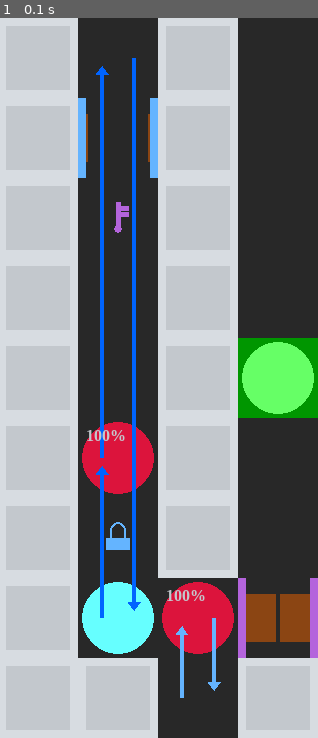
Above: before the commit, frame 1.
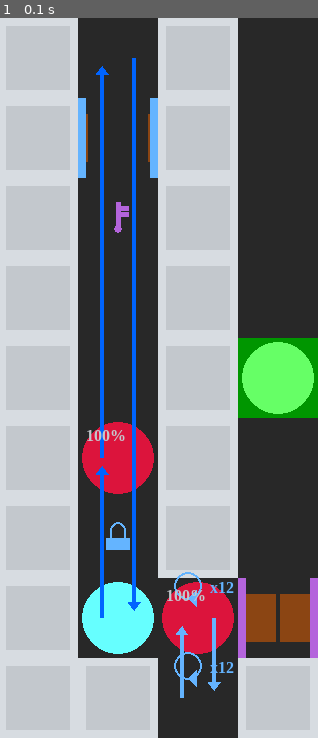
Above: after the commit, the same moment.

Repository: WingedSeal/mazegame
Game: pygame game, started from src/main.py
The game is run twice, just before and just after one commit, with the same random seed, the same clock (stepped at 60 frames per second) and the same inputs.
Inputs:
- Up to frame 1 (0.1 s): no input

The runs differ from the first frame. In frame 1, 0.3% of the frame differs, in the area x 54-74%, y 76-93%.

Commit message:
feat: draw halt in preview

Diff:
--- a/src/mazegame/preview.py
+++ b/src/mazegame/preview.py
@@ -15,6 +15,13 @@
 _ARROW_HEAD_HEIGHT = 0.1
 _ARROW_HEAD_PADDING = 0.1
 _ARROW_HEAD_WIDTH_OFFSET = 0.05
+_CIRCLE_ARROW_HEAD_WIDTH_OFFSET = 0.1
+_CIRCLE_OUTER_RADIUS = 0.175
+_CIRCLE_INNER_RADIUS = 0.15
+_CIRCLE_PADDING_LEFT = 0.2
+_CIRCLE_PADDING_TOP = 0.1
+_TIMES_PADDING_LEFT = 0.1
+_TIMES_PADDING_TOP = 0.0
 
 
 class ColorGenerator:
@@ -28,8 +35,11 @@
 
     def get_color(self) -> pygame.Color:
         color = self._colors.pop()
+
         if not self._colors:
             self.reset_color()
+        if color == Color.RED:
+            return self.get_color()
         return color.value
 
 
@@ -110,8 +120,12 @@
         self.surfs: SurfsType = {}
         self.tile_size, self.screen_width, self.screen_height = self._get_tile_size()
         pygame.init()
+        pygame.font.init()
         self.display_surface = pygame.display.set_mode(
             (self.screen_width, self.screen_height)
+        )
+        self.surface_overlay = pygame.Surface(
+            (self.screen_width, self.screen_height), pygame.SRCALPHA
         )
         self.color_generator = ColorGenerator()
         for y, row in enumerate(self.map.map):
@@ -142,8 +156,86 @@
     def teardown(self) -> None:
         pygame.quit()
 
-    def draw_halt(self, pos: tuple[int, int], times: int, color: pygame.Color) -> None:
-        pass
+    def draw_halt(
+        self, pos: tuple[int, int], times: int, color: pygame.Color, index: int
+    ) -> None:
+        self.surface_overlay.blit(
+            pygame.font.SysFont(
+                "Times New Roman", self.tile_size // 5, bold=True
+            ).render(f"x{times}", True, color),
+            (
+                self.tile_size
+                * (
+                    pos[0]
+                    + _CIRCLE_PADDING_LEFT
+                    + _CIRCLE_OUTER_RADIUS * 2
+                    + _TIMES_PADDING_LEFT
+                ),
+                self.tile_size * (pos[1] + _TIMES_PADDING_TOP),
+            ),
+        )
+        pygame.draw.circle(
+            self.surface_overlay,
+            color,
+            (
+                (pos[0] + _CIRCLE_PADDING_LEFT + _CIRCLE_OUTER_RADIUS) * self.tile_size,
+                (pos[1] + _CIRCLE_PADDING_TOP) * self.tile_size,
+            ),
+            _CIRCLE_OUTER_RADIUS * self.tile_size,
+        )
+        pygame.draw.circle(
+            self.surface_overlay,
+            (0, 0, 0, 0),
+            (
+                (pos[0] + _CIRCLE_PADDING_LEFT + _CIRCLE_OUTER_RADIUS) * self.tile_size,
+                (pos[1] + _CIRCLE_PADDING_TOP) * self.tile_size,
+            ),
+            _CIRCLE_INNER_RADIUS * self.tile_size,
+        )
+        pygame.draw.polygon(
+            self.surface_overlay,
+            color,
+            [
+                (
+                    (
+                        pos[0]
+                        + _CIRCLE_PADDING_LEFT
+                        + _CIRCLE_OUTER_RADIUS
+                        + _ARROW_HEAD_HEIGHT
+                    )
+                    * self.tile_size,
+                    (
+                        pos[1]
+                        + _CIRCLE_PADDING_TOP
+                        + _CIRCLE_INNER_RADIUS
+                        - _CIRCLE_ARROW_HEAD_WIDTH_OFFSET
+                    )
+                    * self.tile_size,
+                ),
+                (
+                    (pos[0] + _CIRCLE_PADDING_LEFT + _CIRCLE_OUTER_RADIUS)
+                    * self.tile_size,
+                    (pos[1] + _CIRCLE_PADDING_TOP + _CIRCLE_INNER_RADIUS)
+                    * self.tile_size,
+                ),
+                (
+                    (
+                        pos[0]
+                        + _CIRCLE_PADDING_LEFT
+                        + _CIRCLE_OUTER_RADIUS
+                        + _ARROW_HEAD_HEIGHT
+                    )
+                    * self.tile_size,
+                    (
+                        pos[1]
+                        + _CIRCLE_PADDING_TOP
+                        + _CIRCLE_INNER_RADIUS
+                        + _CIRCLE_ARROW_HEAD_WIDTH_OFFSET
+                    )
+                    * self.tile_size,
+                ),
+            ],
+        )
 
     def draw_arrow(
         self,
@@ -151,6 +243,7 @@
         end_pos: tuple[float, float],
         direction: Direction,
         color: pygame.Color,
+        index: int,
     ) -> None:
         left = min(start_pos[0], end_pos[0])
         top = min(start_pos[1], end_pos[1])
@@ -234,32 +327,31 @@
                     )
                 self.display_surface.blit(tile.surf, tile.rect)
         enemies = self.map.get_tiles(Enemy)
+        self.surface_overlay.fill((0, 0, 0, 0))
         for enemy in enemies:
             color = self.color_generator.get_color()
             path_points = enemy_to_path_points(enemy)
-            for path_point in path_points:
+            for i, path_point in enumerate(path_points):
                 if isinstance(path_point[0], int):
                     path_point = cast(tuple[int, int, int], path_point)
-                    self.draw_halt(path_point[0:2], path_point[2], color)
+                    self.draw_halt(path_point[0:2], path_point[2], color, i)
                 else:
                     path_point = cast(
                         tuple[float, float, float, float, Direction], path_point
                     )
                     self.draw_arrow(
-                        path_point[0:2], path_point[2:4], path_point[4], color
-                    )
-            surf = pygame.Surface((enemy.tile_size, enemy.tile_size), pygame.SRCALPHA)
-            surf.blit(
+                        path_point[0:2], path_point[2:4], path_point[4], color, i
+                    )
+            self.surface_overlay.blit(
                 pygame.font.SysFont(
                     "Times New Roman", self.tile_size // 5, bold=True
                 ).render(f"{enemy.chance_to_move:.0%}", True, _BLOCK_COLOR),
-                (self.tile_size * 0.1, self.tile_size * 0.1),
+                (
+                    self.tile_size * (enemy.pos[0] + 0.1),
+                    self.tile_size * (enemy.pos[1] + 0.1),
+                ),
             )
-
-            self.display_surface.blit(
-                surf, surf.get_rect(topleft=enemy.get_top_left(enemy.pos))
-            )
-
+        self.display_surface.blit(self.surface_overlay, self.surface_overlay.get_rect())
         pygame.display.update()
         while True:
             for event in pygame.event.get():
